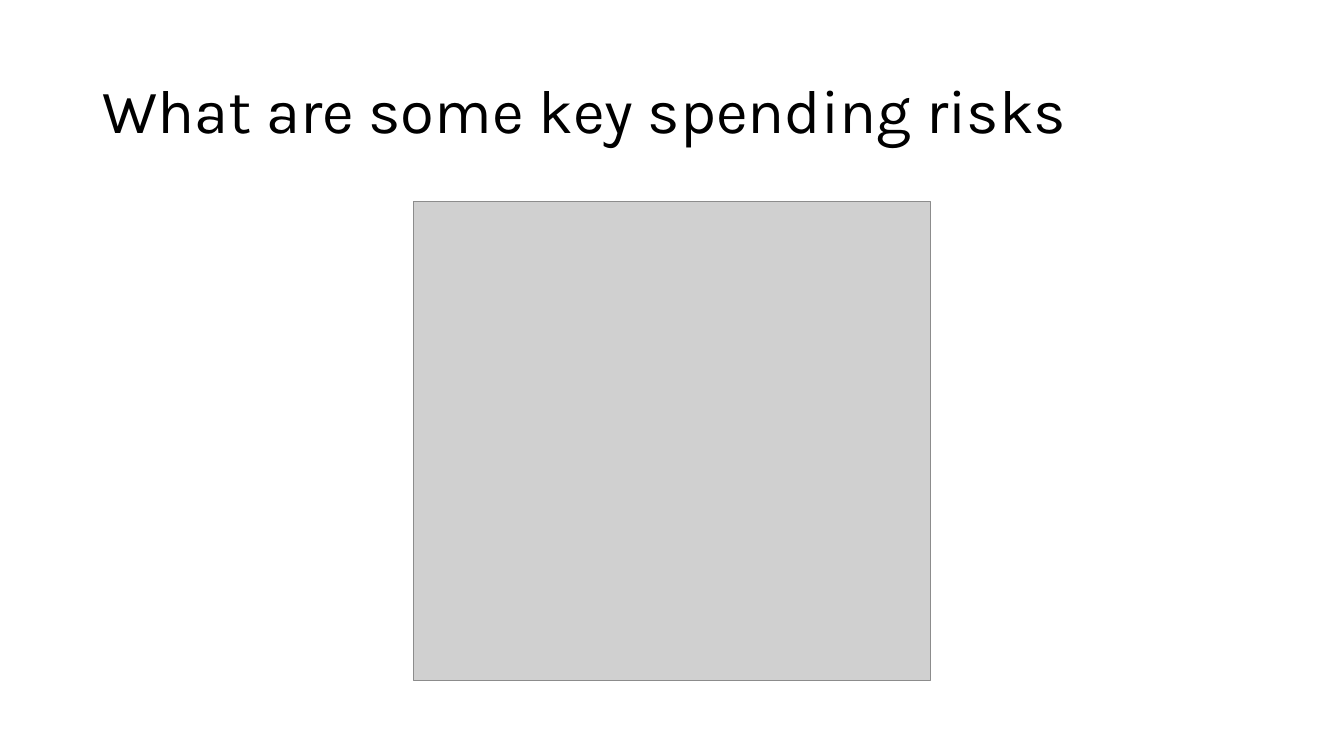
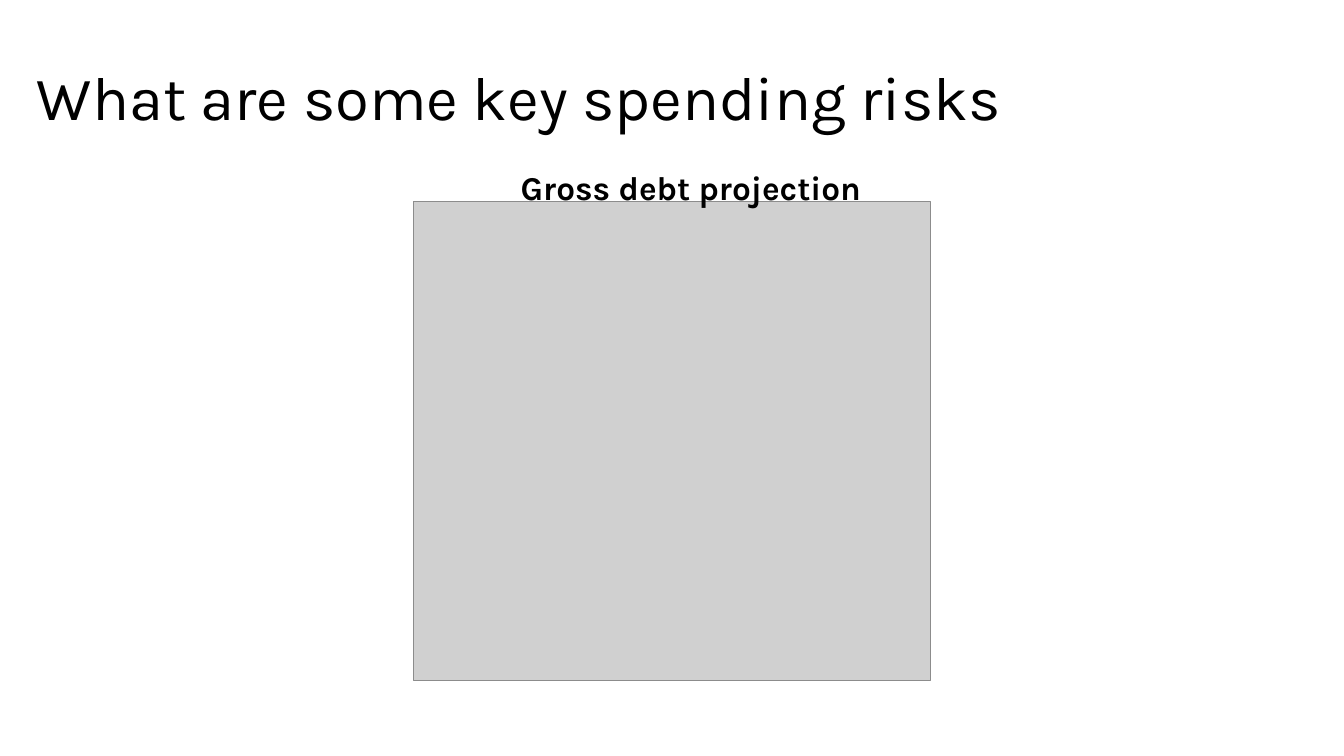
Before and after one commit to Zjub/TVHENZ, a slide deck: slide 4 of e61 Projects/Fiscal sustainability/OECD comparison/Initial external plans.pptx. Drawn at 1344x756 pixels with LibreOffice and Linux fonts; fonts in the diff are those of the drawing; grey boxes stand for pictures. Boxes give left, top, right and bottom in pixels: in the first picture for what was removed or moved away, otherwise in the second. Text is boxed around its words. In the diff, an @@ line names an element or a change of style, - is before the commit and + after.

```diff
--- a/e61 Projects/Fiscal sustainability/OECD comparison/Initial external plans.pptx
+++ b/e61 Projects/Fiscal sustainability/OECD comparison/Initial external plans.pptx
@@ title "What are some key spending ...": place and size @@
-title "What are some key spending ..." at (102, 90, 1066, 148)
+title "What are some key spending ..." at (37, 77, 1001, 135)
@@ text added at (521, 176, 861, 209), 23.8 pt, text #000000, bold @@
+Gross debt projection
```
Also in this commit, not shown: 8 other slides changed, 6 slides added, 3 slides removed.
